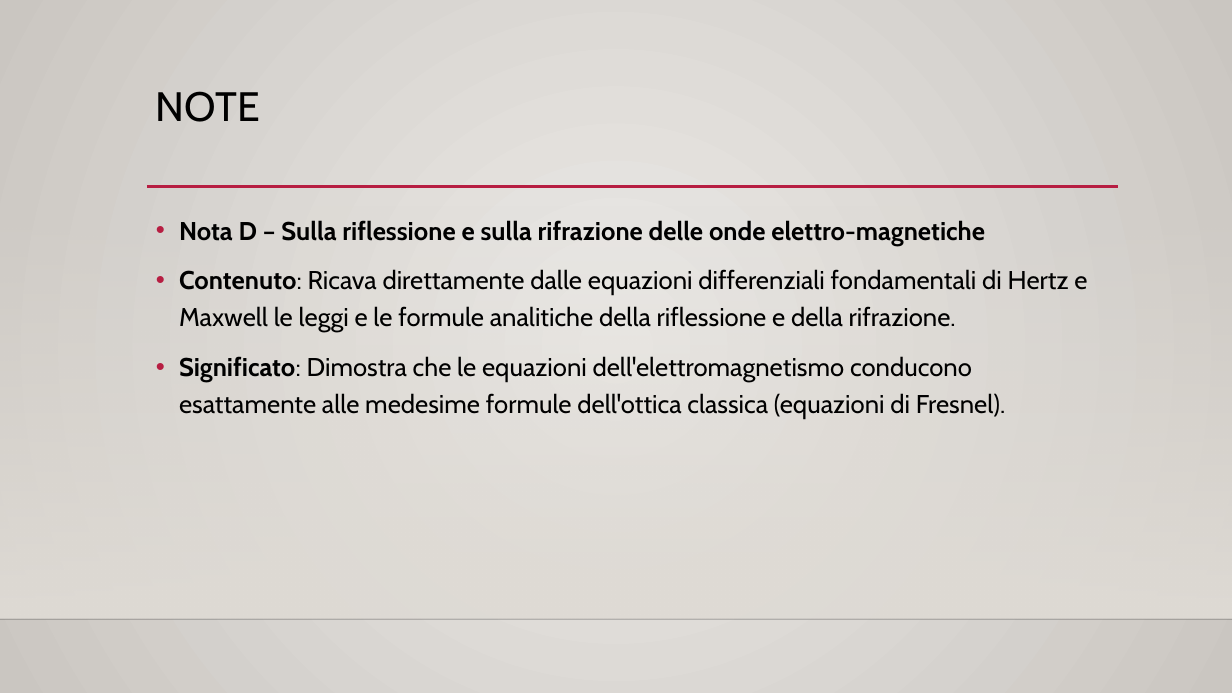
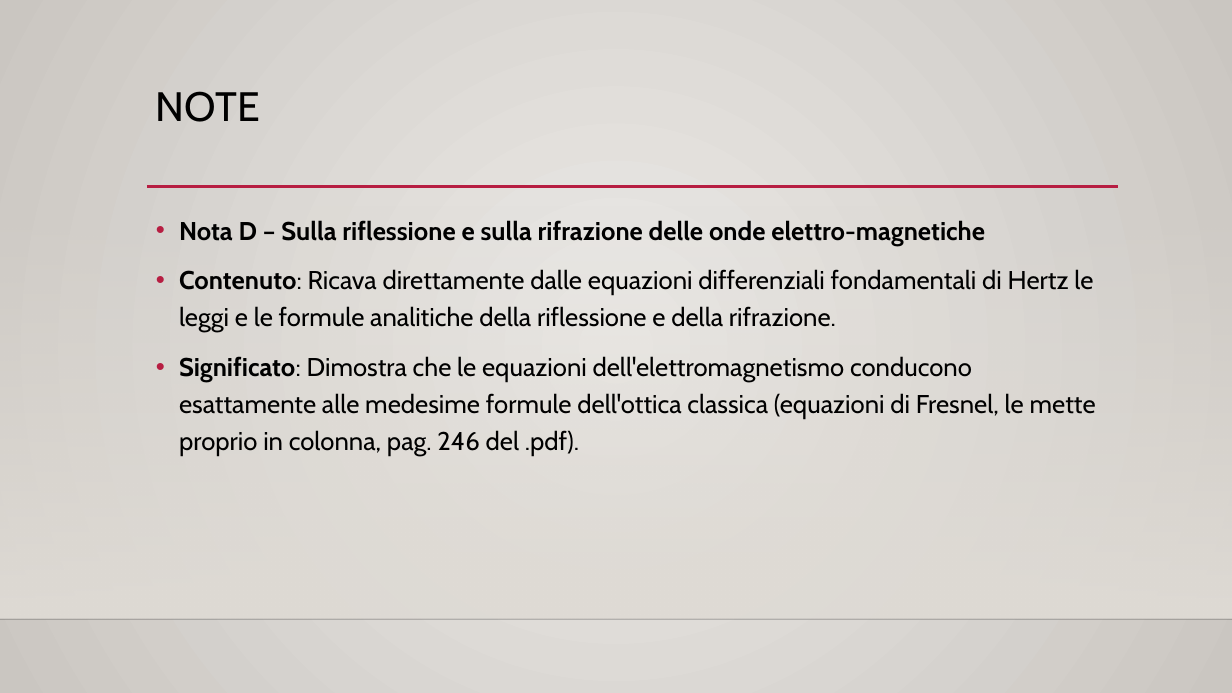
Before and after one commit to onixilam/tesi_magistrale_augusto_righi, a slide deck: slide 20 of presentazione_sunto_libro_di_Righi/presentazione_veloce_testo_Righi.pptx. Drawn at 1232x693 pixels with LibreOffice and Linux fonts; fonts in the diff are those of the drawing; background and template pictures are left out. Boxes give left, top, right and bottom in pixels: in the first picture for what was removed or moved away, otherwise in the second. Text is boxed around its words. In the diff, an @@ line names an element or a change of style, - is before the commit and + after.

```diff
--- a/presentazione_sunto_libro_di_Righi/presentazione_veloce_testo_Righi.pptx
+++ b/presentazione_sunto_libro_di_Righi/presentazione_veloce_testo_Righi.pptx
@@ text at <box>179,269,1096,456</box>: text changed @@
-• Contenuto: Ricava direttamente dalle equazioni differenziali fondamentali di Hertz e Maxwell le leggi e le formule analitiche della riflessione e della rifrazione.
-• Significato: Dimostra che le equazioni dell'elettromagnetismo conducono esattamente alle medesime formule dell'ottica classica (equazioni di Fresnel).
+• Contenuto: Ricava direttamente dalle equazioni differenziali fondamentali di Hertz le leggi e le formule analitiche della riflessione e della rifrazione.
+• Significato: Dimostra che le equazioni dell'elettromagnetismo conducono esattamente alle medesime formule dell'ottica classica (equazioni di Fresnel, le mette proprio in colonna, pag. 246 del .pdf).
```
Also in this commit, not shown: 7 other slides changed, 4 other files.
